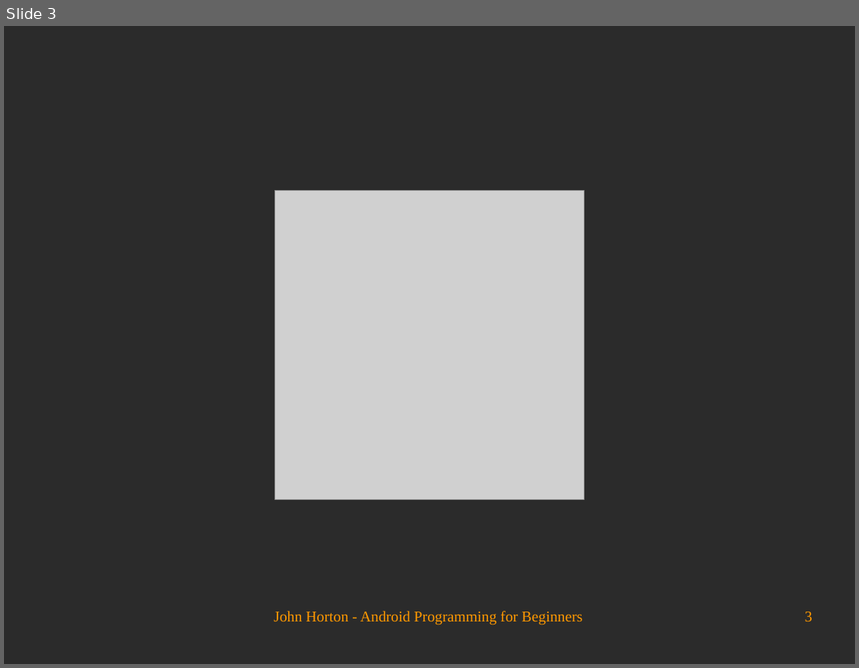
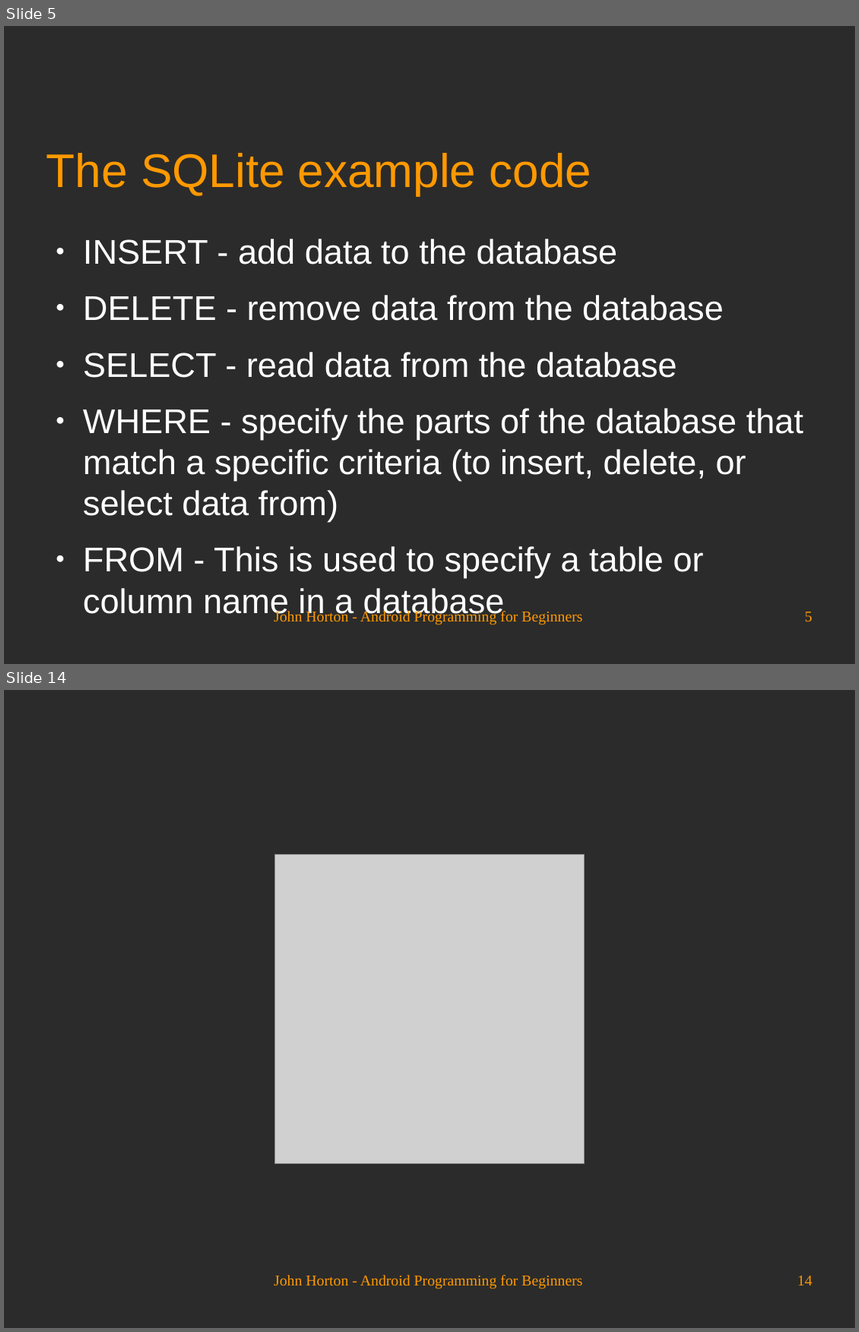
Before and after one commit to Academy-Soft-Intellect/Android-Programming-for-Beginners, a slide deck: 23_Using_SQLite_Databases_in_Our_Apps.odp. Shown one above the other, each under a label of ours: slide 3 before the commit, slides 5 and 14 after it; the slides between them are not shown. The pictures are 859x668 and 859x1332 pixels, drawn with LibreOffice and Linux fonts; fonts in the diff are those of the drawing; grey boxes stand for pictures; background and template pictures are left out; a plain dark background stands for a picture behind light text. Boxes give left, top, right and bottom in pixels: in the first picture for what was removed or moved away, otherwise in the second. Text is boxed around its words. In the diff, an @@ line names an element or a change of style, - is before the commit and + after.

```diff
--- a/23_Using_SQLite_Databases_in_Our_Apps.odp
+++ b/23_Using_SQLite_Databases_in_Our_Apps.odp
@@ slide 5 added at box(4, 26, 855, 664), background picture (left out) @@
@@ title added at box(47, 153, 592, 195), 44 pt, text #FF9900 @@
+The SQLite example code
@@ text added at box(83, 239, 804, 620), 32 pt, text #FFFFFF @@
+● INSERT - add data to the database
+● DELETE - remove data from the database
+● SELECT - read data from the database
+● WHERE - specify the parts of the database that match a specific criteria (to insert, delete, or select data from)
+● FROM - This is used to specify a table or column name in a database
@@ text added at box(274, 610, 582, 626), 14 pt, text #FF9900 @@
+John Horton - Android Programming for Beginners
@@ page number added at box(805, 612, 813, 622), 14 pt, text #FF9900 @@
+5
@@ what was slide 3 is now slide 14 @@
@@ page number at box(797, 1276, 813, 1286): text changed @@
-3
+14
```
Also in this commit, not shown: 2 slides changed, 10 other slides added.
